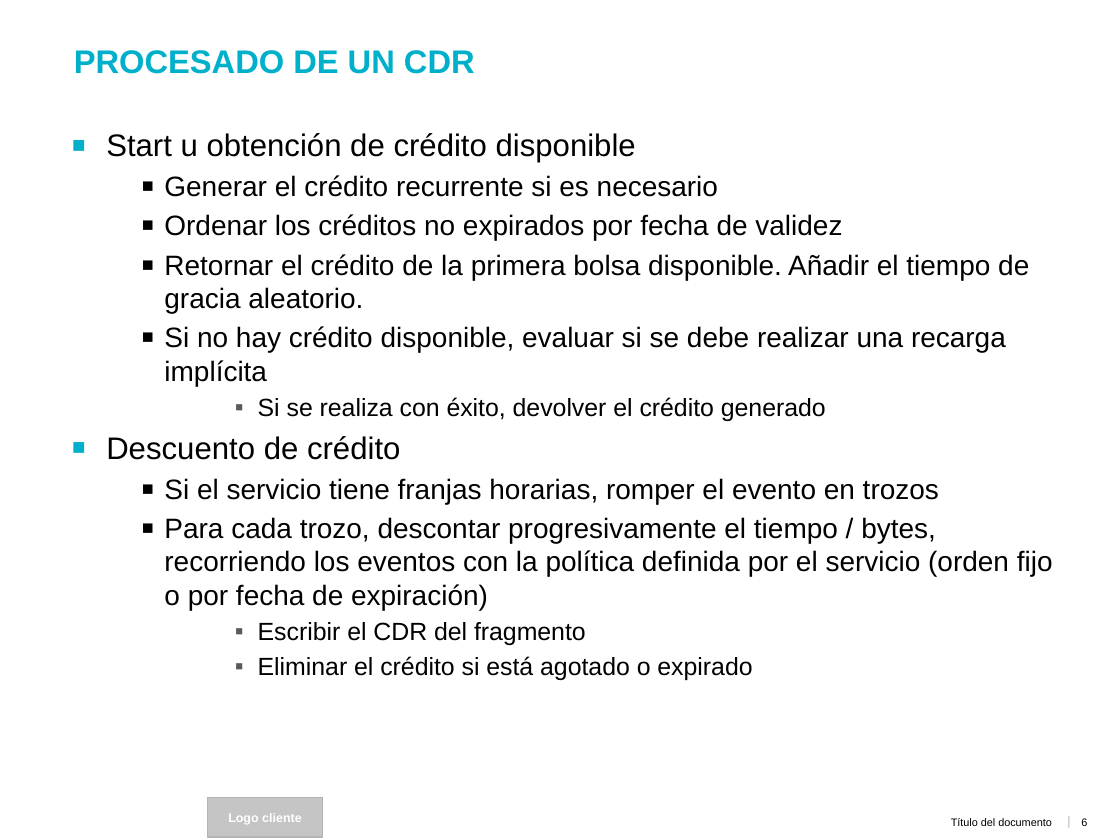
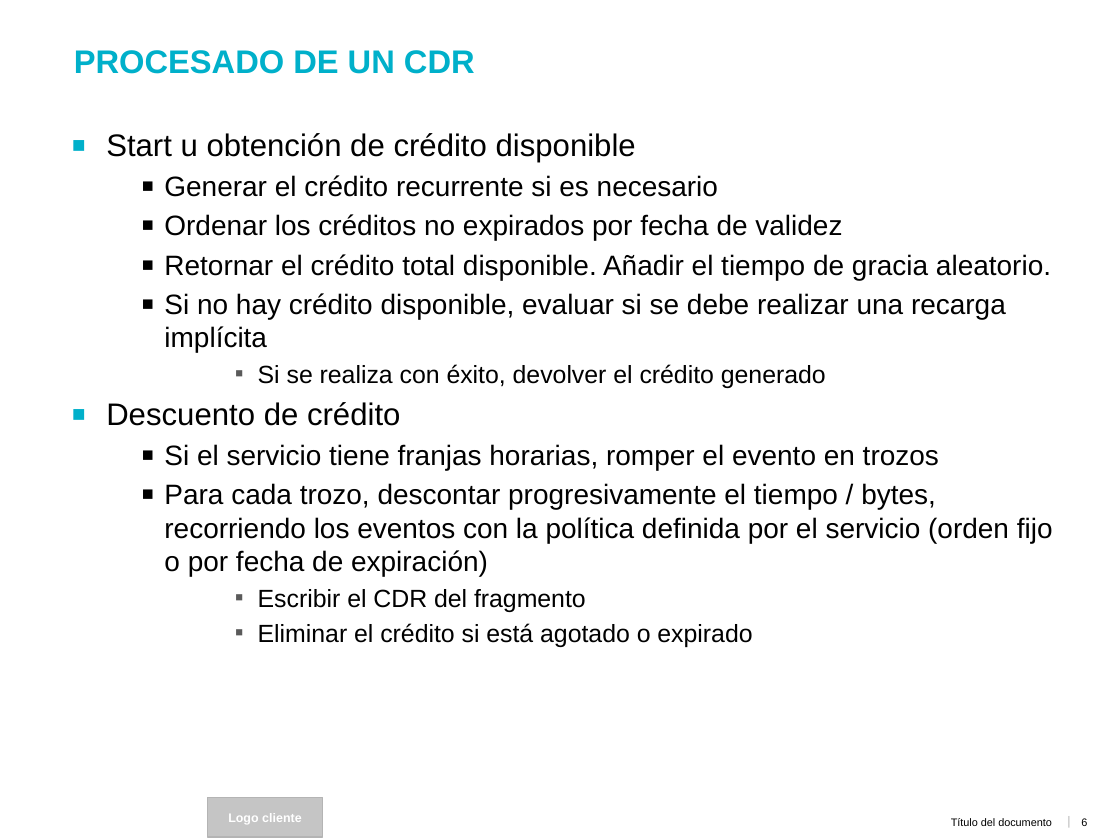
Before and after one commit to francistor/Lever, a slide deck: slide 6 of Modelo de servicios Lever.pptx. Drawn at 1120x840 pixels with LibreOffice and Linux fonts; fonts in the diff are those of the drawing; background and template pictures are left out. Boxes give left, top, right and bottom in pixels: in the first picture for what was removed or moved away, otherwise in the second. Text is boxed around its words. In the diff, an @@ line names an element or a change of style, - is before the commit and + after.

```diff
--- a/Modelo de servicios Lever.pptx
+++ b/Modelo de servicios Lever.pptx
@@ text at [164, 254, 1051, 280]: text changed @@
-  ▪ Retornar el crédito de la primera bolsa disponible. Añadir el tiempo de gracia aleatorio.
+  ▪ Retornar el crédito total disponible. Añadir el tiempo de gracia aleatorio.
```
Also in this commit, not shown: 3 slides added, 9 other files.
